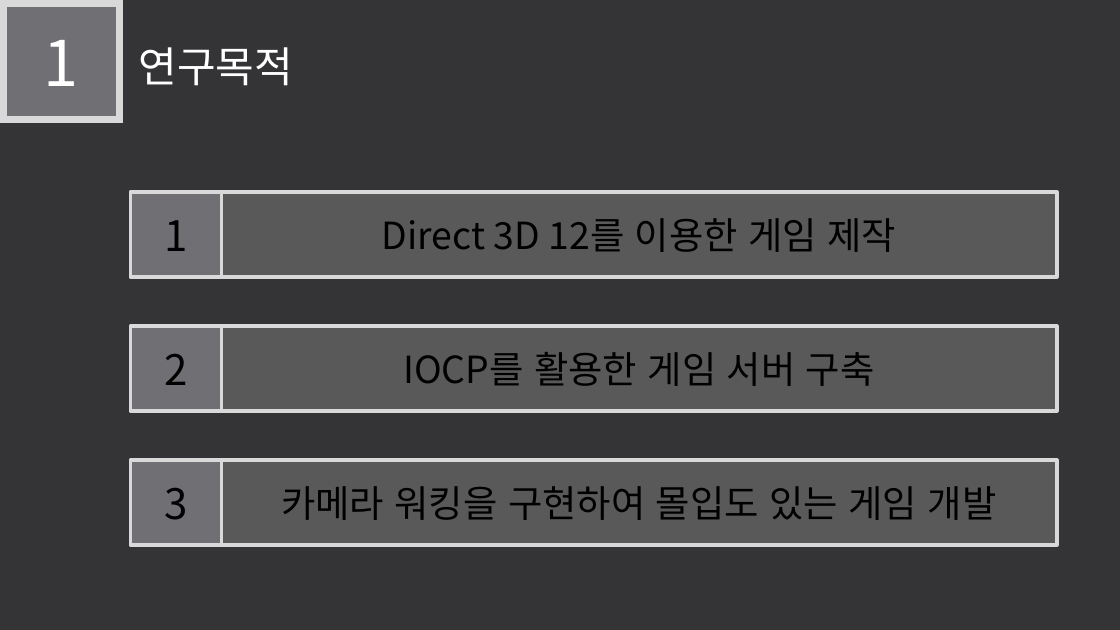
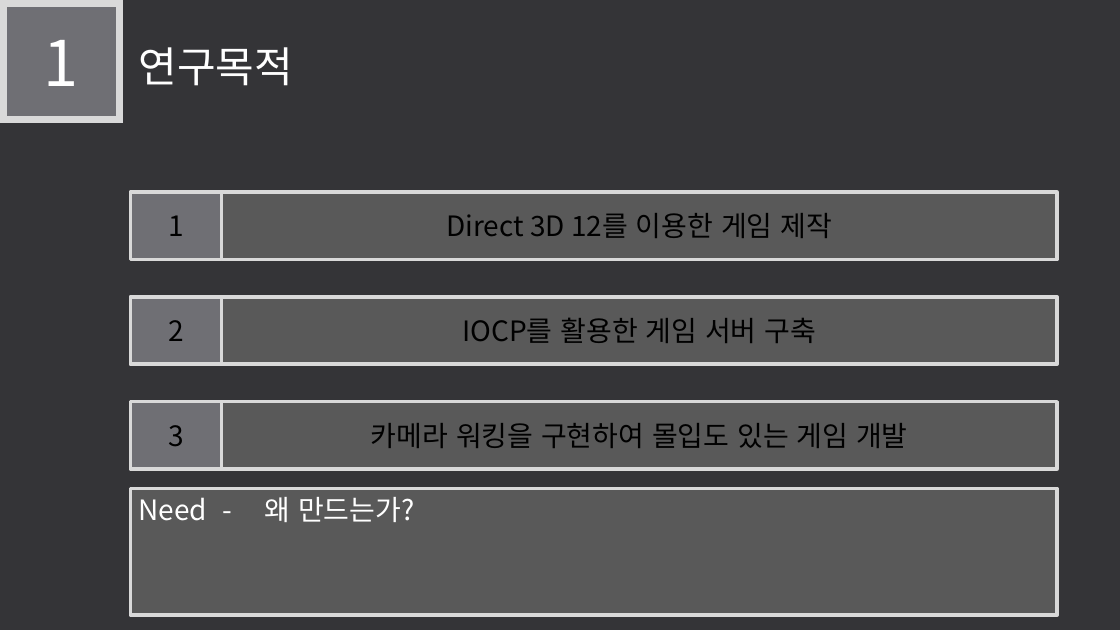
Before and after one commit to LEGO0937/Our_Project, a slide deck: slide 4 of 기획단계/졸작 제안서_α.pptx (slide 3 before the commit). Drawn at 1120x630 pixels with LibreOffice and Linux fonts; fonts in the diff are those of the drawing. Boxes give left, top, right and bottom in pixels: in the first picture for what was removed or moved away, otherwise in the second. Text is boxed around its words. In the diff, an @@ line names an element or a change of style, - is before the commit and + after.

```diff
--- a/기획단계/졸작 제안서_α.pptx
+++ b/기획단계/졸작 제안서_α.pptx
@@ rectangle "1": place and size @@
-rectangle "1" at <box>130,192,221,277</box>
+rectangle "1" at <box>130,192,221,260</box>
@@ rectangle "Direct 3D 12를 이용한 게임 ...": place and size @@
-rectangle "Direct 3D 12를 이용한 게임 ..." at <box>222,192,1058,277</box>
+rectangle "Direct 3D 12를 이용한 게임 ..." at <box>222,192,1058,260</box>
@@ rectangle "2": place and size @@
-rectangle "2" at <box>130,326,221,411</box>
+rectangle "2" at <box>130,297,221,364</box>
@@ rectangle "IOCP를 활용한 게임 서버 구축": place and size @@
-rectangle "IOCP를 활용한 게임 서버 구축" at <box>222,326,1058,411</box>
+rectangle "IOCP를 활용한 게임 서버 구축" at <box>222,297,1058,364</box>
@@ size 36 to 24 pt in 3 elements at <box>130,192,221,260</box>, <box>130,297,221,364</box>, <box>130,402,221,469</box> @@
@@ rectangle "3": place and size @@
-rectangle "3" at <box>130,460,221,545</box>
+rectangle "3" at <box>130,402,221,469</box>
@@ size 32 to 24 pt in 3 elements at <box>222,192,1058,260</box>, <box>222,297,1058,364</box>, <box>222,402,1058,469</box> @@
@@ rectangle "카메라 워킹을 구현하여 몰입도 있는 ...": place and size @@
-rectangle "카메라 워킹을 구현하여 몰입도 있는 ..." at <box>222,460,1058,545</box>
+rectangle "카메라 워킹을 구현하여 몰입도 있는 ..." at <box>222,402,1058,469</box>
@@ rectangle added at <box>130,489,1057,616</box>, fill #595959, outline #D9D9D9 3 pt, 24 pt, text #FFFFFF @@
+Need - 왜 만드는가?
```
Also in this commit, not shown: 1 other slide changed, 1 slide added.
